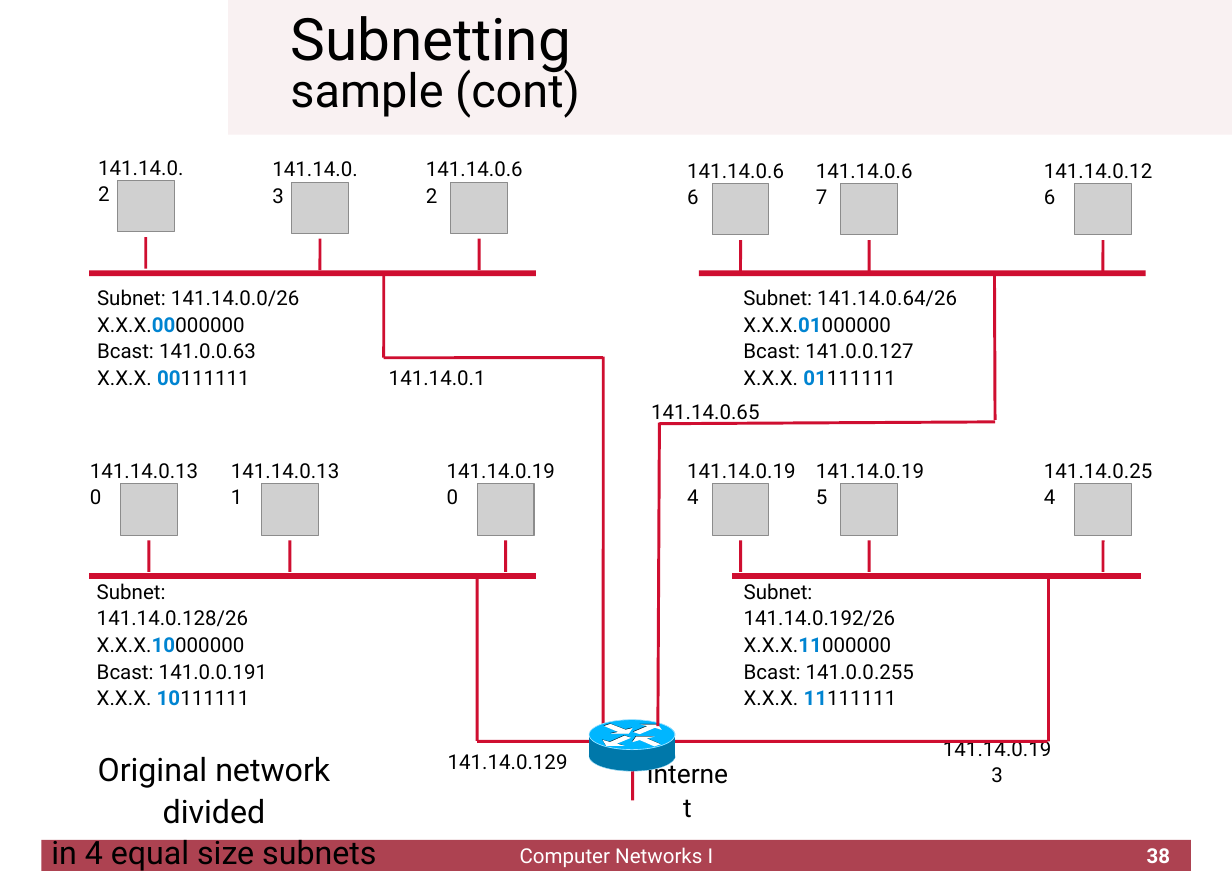
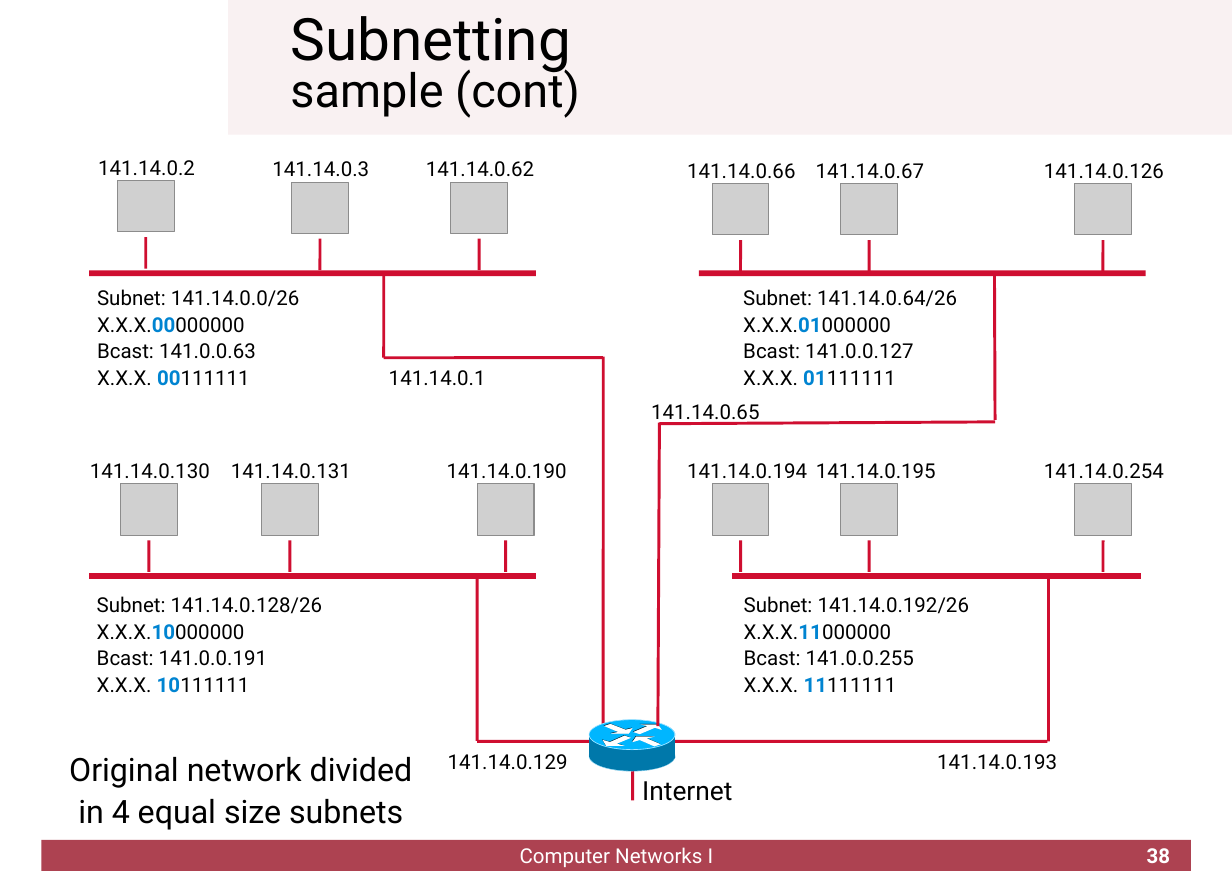
Before and after one commit to cletomartin/redes1, a slide deck: slide 38 of slides/network.odp. Drawn at 1232x871 pixels with LibreOffice and Linux fonts; fonts in the diff are those of the drawing; grey boxes stand for pictures; background and template pictures are left out. Boxes give left, top, right and bottom in pixels: in the first picture for what was removed or moved away, otherwise in the second. Text is boxed around its words. In the diff, an @@ line names an element or a change of style, - is before the commit and + after.

Commit message:
finished network chapter

```diff
--- a/slides/network.odp
+++ b/slides/network.odp
@@ text "141.14.0.2" rewrapped from [98,160,183,201] to [98,160,195,181] @@
@@ text "141.14.0.3" rewrapped from [272,161,357,204] to [272,161,369,177] @@
@@ text "141.14.0.62" rewrapped from [426,161,523,177] to [426,161,534,177] @@
@@ text "141.14.0.66" rewrapped from [687,163,784,184] to [687,163,795,184] @@
@@ text "141.14.0.67" rewrapped from [816,163,913,184] to [816,163,924,184] @@
@@ text "141.14.0.126" rewrapped from [1044,163,1152,184] to [1044,163,1164,184] @@
@@ text "141.14.0.130" rewrapped from [90,463,198,484] to [90,463,210,484] @@
@@ text "141.14.0.131" rewrapped from [231,463,339,484] to [231,463,351,484] @@
@@ text "141.14.0.190" rewrapped from [447,463,555,484] to [447,463,567,484] @@
@@ text "141.14.0.194" rewrapped from [687,463,795,484] to [687,463,807,484] @@
@@ text "141.14.0.195" rewrapped from [816,463,924,484] to [816,463,936,484] @@
@@ text "141.14.0.254" rewrapped from [1044,463,1152,484] to [1044,463,1164,484] @@
@@ text "Subnet: 141.14.0.128/26" rewrapped from [97,583,267,706] to [97,596,322,693] @@
@@ text "Subnet: 141.14.0.192/26" rewrapped from [744,583,914,705] to [744,596,969,692] @@
@@ text "Original network divided" rewrapped from [51,757,376,871] to [69,757,413,830] @@
@@ text "141.14.0.193" rewrapped from [943,737,1051,757] to [937,754,1057,770] @@
@@ text "Internet" rewrapped from [644,774,731,805] to [642,781,732,801] @@
```
Also in this commit, not shown: 20 other slides changed, 1 other file.
